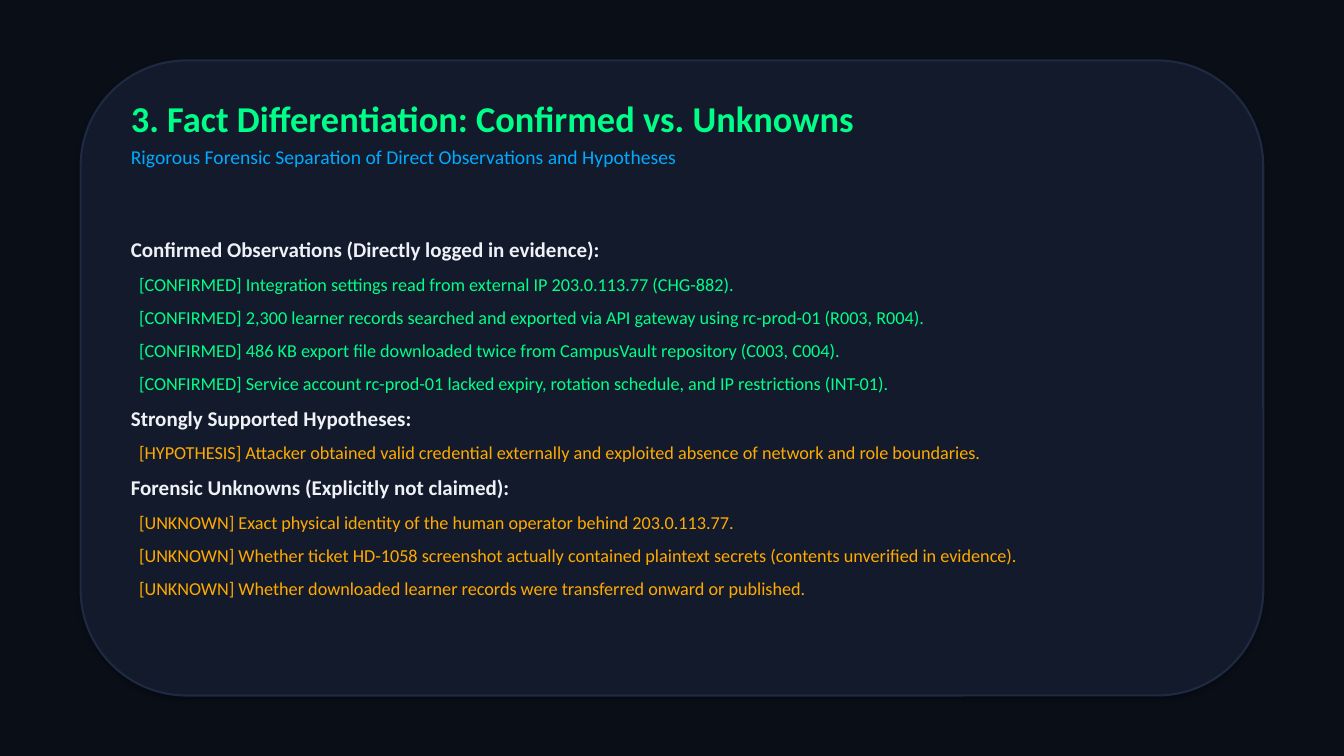
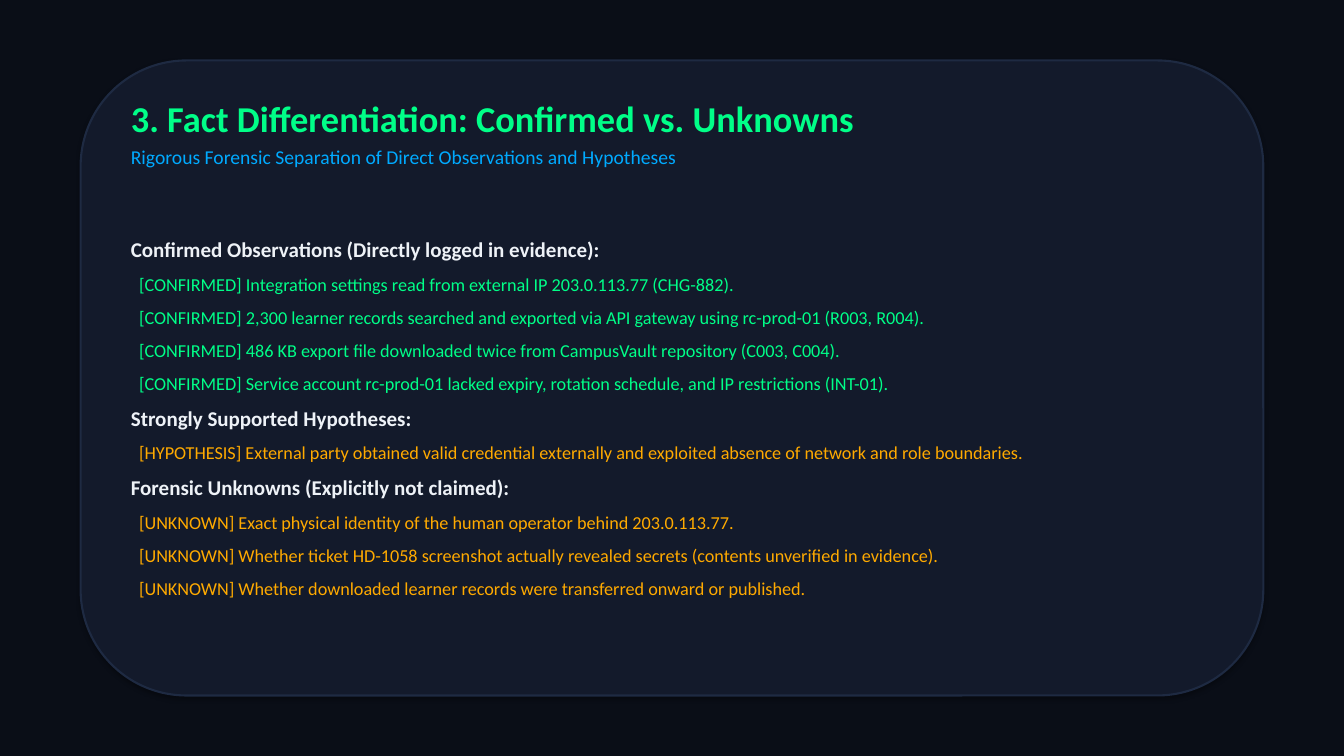
Before and after one commit to kandukurijagan1/crimeathon, a slide deck: slide 4 of SENTRIX_SHIELD_PRESENTATION.pptx. Drawn at 1344x756 pixels with LibreOffice and Linux fonts; fonts in the diff are those of the drawing. Boxes give left, top, right and bottom in pixels: in the first picture for what was removed or moved away, otherwise in the second. Text is boxed around its words. In the diff, an @@ line names an element or a change of style, - is before the commit and + after.

Commit message:
Final Crimeathon Fix: Implemented Flask API authentication & RBAC, input validation with ipaddress, explicit CORS, corrected forensic simulation wording, and expanded 20-category 60-test security suite

```diff
--- a/SENTRIX_SHIELD_PRESENTATION.pptx
+++ b/SENTRIX_SHIELD_PRESENTATION.pptx
@@ text at <box>139,446,1023,462</box>: text changed @@
-[HYPOTHESIS] Attacker obtained valid credential externally and exploited absence of network and role boundaries.
+[HYPOTHESIS] External party obtained valid credential externally and exploited absence of network and role boundaries.
@@ text at <box>139,549,938,565</box>: text changed @@
-[UNKNOWN] Whether ticket HD-1058 screenshot actually contained plaintext secrets (contents unverified in evidence).
+[UNKNOWN] Whether ticket HD-1058 screenshot actually revealed secrets (contents unverified in evidence).
```
Also in this commit, not shown: 4 other slides changed, 9 other files.
